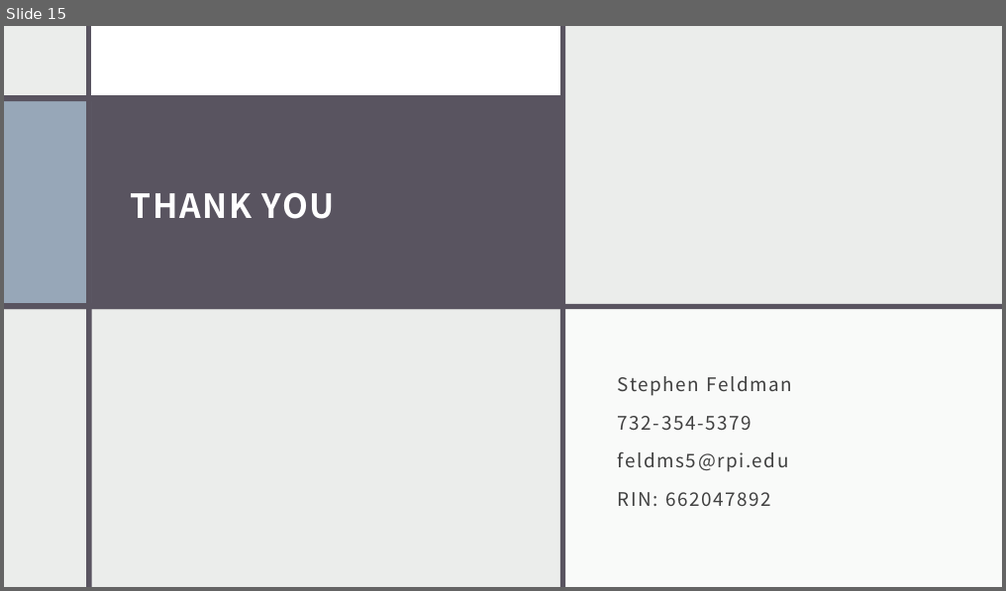
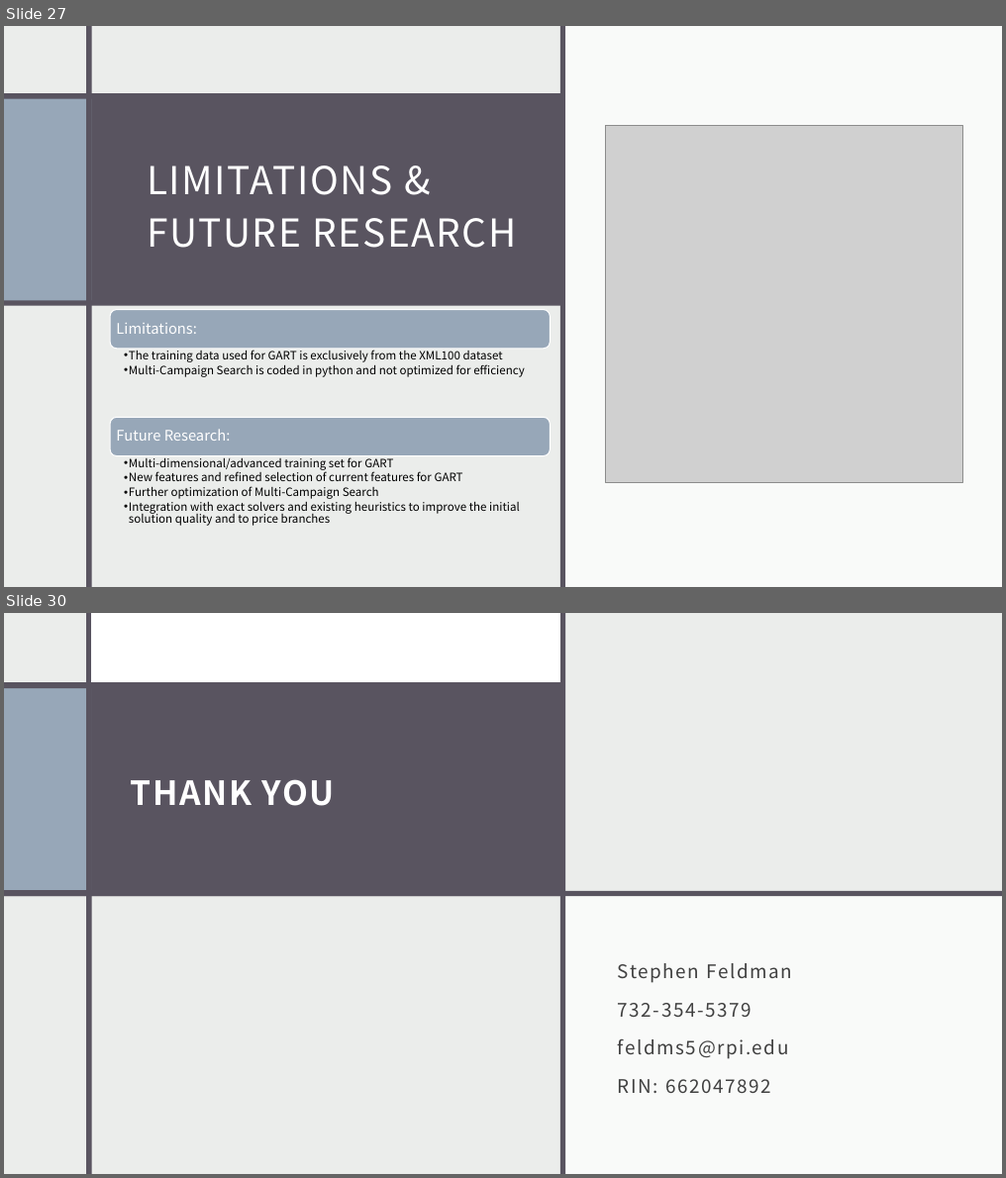
Before and after one commit to sfeldmanMIG25/Feldman-Investigating_Tour_Length_Estimators_to_Solve_Vehicle_Routing_Problem, a slide deck: Documents/Feldman_VRP_Thesis_Presentation.pptx. Shown one above the other, each under a label of ours: slide 15 before the commit, slides 27 and 30 after it; the slides between them are not shown. The pictures are 1006x591 and 1006x1178 pixels, drawn with LibreOffice and Linux fonts; fonts in the diff are those of the drawing; grey boxes stand for pictures. Boxes give left, top, right and bottom in pixels: in the first picture for what was removed or moved away, otherwise in the second. Text is boxed around its words. In the diff, an @@ line names an element or a change of style, - is before the commit and + after.

```diff
--- a/Documents/Feldman_VRP_Thesis_Presentation.pptx
+++ b/Documents/Feldman_VRP_Thesis_Presentation.pptx
@@ slide 27 added at (4, 26, 1002, 587), background #EBEDEB @@
@@ rectangle added at (4, 26, 1002, 587), fill #EBEDEB @@
@@ rectangle added at (87, 26, 92, 587), fill #595460 @@
@@ rectangle added at (560, 26, 566, 587), fill #595460 @@
@@ rectangle added at (565, 26, 1002, 587), fill #FFFFFF at 75% opacity @@
@@ rectangle added at (618, 26, 624, 587), fill #595460 @@
@@ rectangle added at (624, 26, 1002, 587), fill #FFFFFF at 75% opacity @@
@@ rectangle added at (4, 93, 560, 306), fill #595460 @@
@@ rectangle added at (4, 98, 91, 301), fill #97A7B8 @@
@@ picture added at (605, 126, 962, 482) @@
@@ title added at (147, 166, 517, 248), 37 pt, text #FFFFFF @@
+LIMITATIONS & FUTURE RESEARCH
@@ rectangle added at (4, 372, 1002, 587), fill #FFFFFF at 75% opacity @@
@@ rectangle added at (4, 372, 1002, 376), fill #595460 @@
@@ group added at (110, 310, 550, 526): 4 texts, 2 rounded rectangles @@
+Limitations:
+  • The training data used for GART is exclusively from the XML100 dataset
+  • Multi-Campaign Search is coded in python and not optimized for efficiency
+Future Research:
+  • Multi-dimensional/advanced training set for GART
+  • New features and refined selection of current features for GART
+  • Further optimization of Multi-Campaign Search
+  • Integration with exact solvers and existing heuristics to improve the initial solution quality and to price branches
@@ what was slide 15 is now slide 30 @@
```
Also in this commit, not shown: 9 slides changed, 15 other slides added, 8 slides removed, 3 other files.
